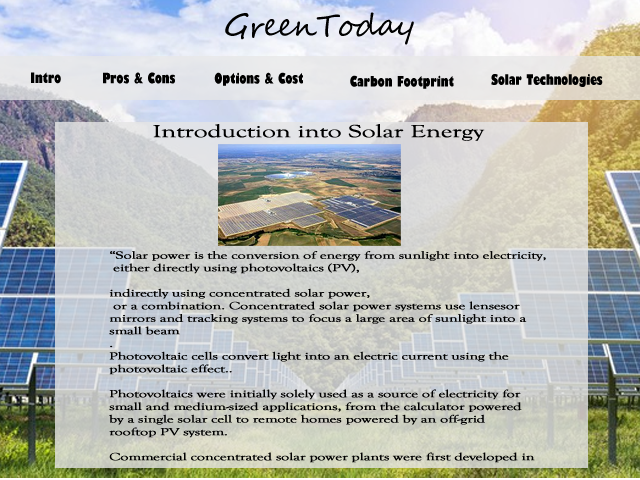
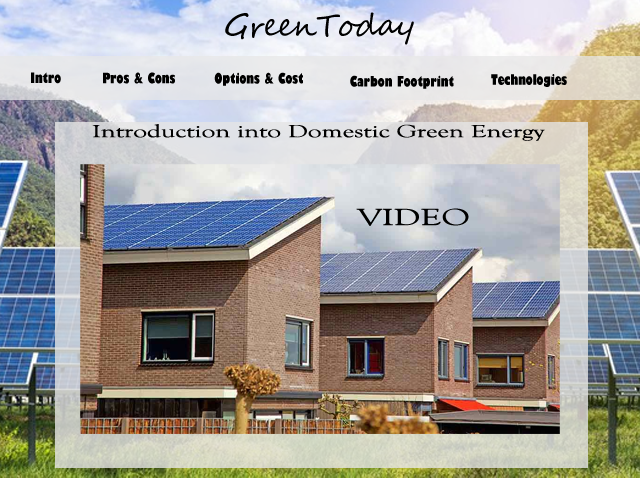
Layers edited between the first and the second 640x480 image:
renamed "Solar Technologies" to "Technologies", painted on it over [left=491, top=74, right=603, bottom=87]
added layer "VIDEO" above "Layer 9" over [left=356, top=208, right=469, bottom=226]
renamed "Layer 5" to "Layer 9", painted on it over [left=80, top=144, right=560, bottom=434]
hid "“Solar power is the conversion of energy from sunlight into ele" over [left=109, top=251, right=546, bottom=463]
renamed "Introduction into Solar Energy" to "Introduction into Domestic Green Energy", painted on it over [left=92, top=124, right=545, bottom=141]
